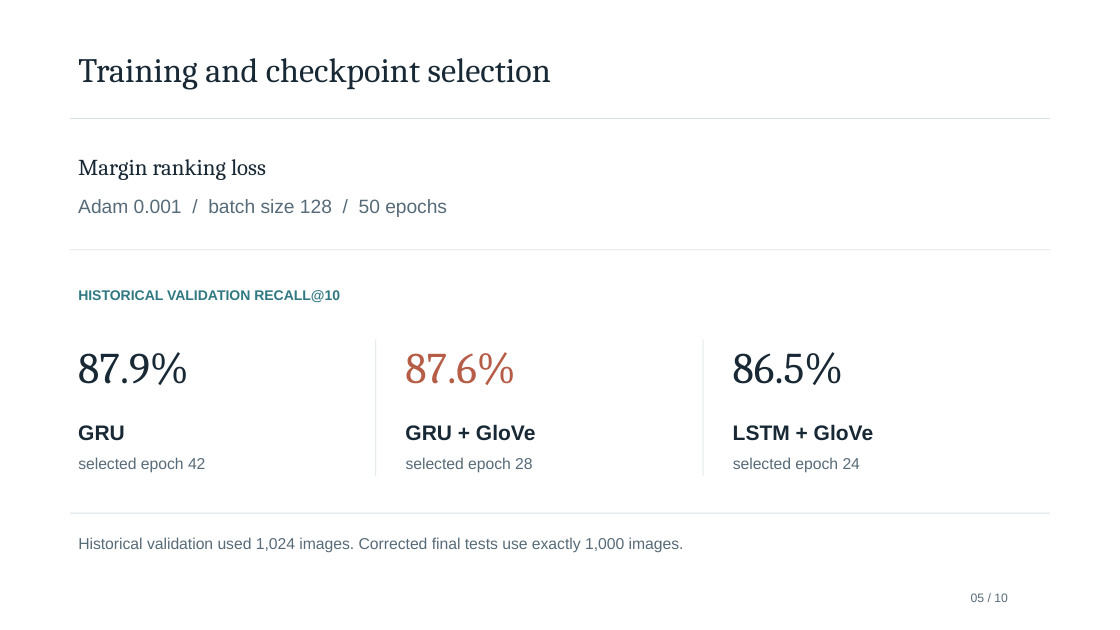
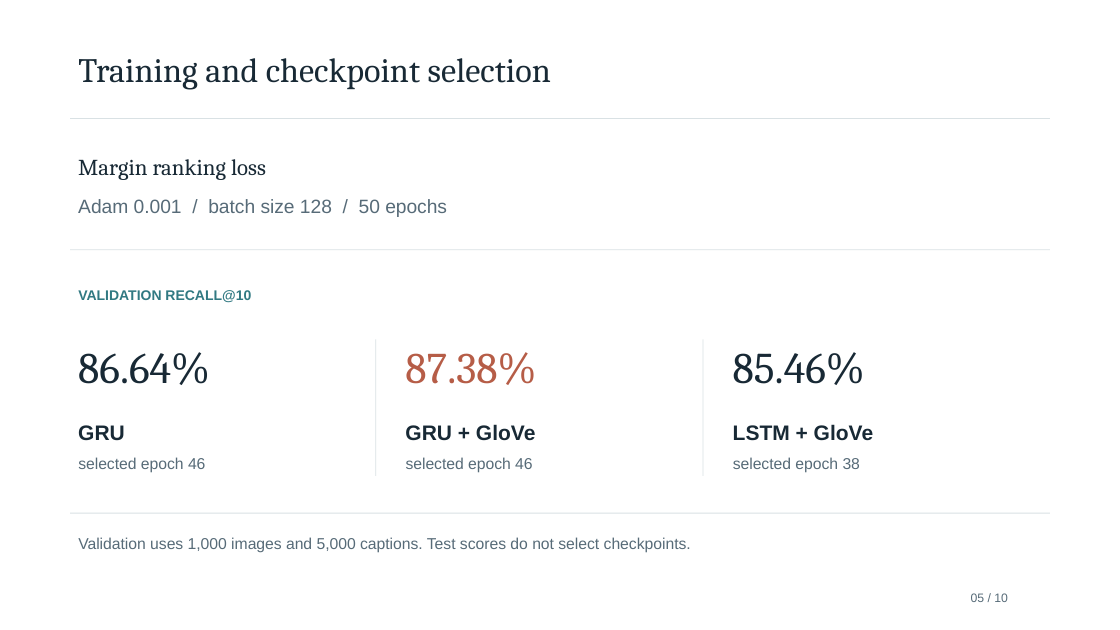
Before and after one commit to kishansaaai/ML_PROJECT, a slide deck: slide 5 of ML_PROJECT_review.pptx. Drawn at 1120x630 pixels with LibreOffice and Linux fonts; fonts in the diff are those of the drawing. Boxes give left, top, right and bottom in pixels: in the first picture for what was removed or moved away, otherwise in the second. Text is boxed around its words. In the diff, an @@ line names an element or a change of style, - is before the commit and + after.

Commit message:
Finalize author convention results and submission documents

```diff
--- a/ML_PROJECT_review.pptx
+++ b/ML_PROJECT_review.pptx
@@ text at <box>78,290,251,303</box>: text changed @@
-HISTORICAL VALIDATION RECALL@10
+VALIDATION RECALL@10
@@ text at <box>78,352,210,385</box>: text changed @@
-87.9%
+86.64%
@@ text at <box>405,352,536,385</box>: text changed @@
-87.6%
+87.38%
@@ text at <box>733,352,865,385</box>: text changed @@
-86.5%
+85.46%
@@ text at <box>78,457,205,473</box>: text changed @@
-selected epoch 42
+selected epoch 46
@@ text at <box>406,457,532,473</box>: text changed @@
-selected epoch 28
+selected epoch 46
@@ text at <box>733,457,860,473</box>: text changed @@
-selected epoch 24
+selected epoch 38
@@ text at <box>78,537,691,553</box>: text changed @@
-Historical validation used 1,024 images. Corrected final tests use exactly 1,000 images.
+Validation uses 1,000 images and 5,000 captions. Test scores do not select checkpoints.
```
Also in this commit, not shown: 4 other slides changed, 4 other files.
